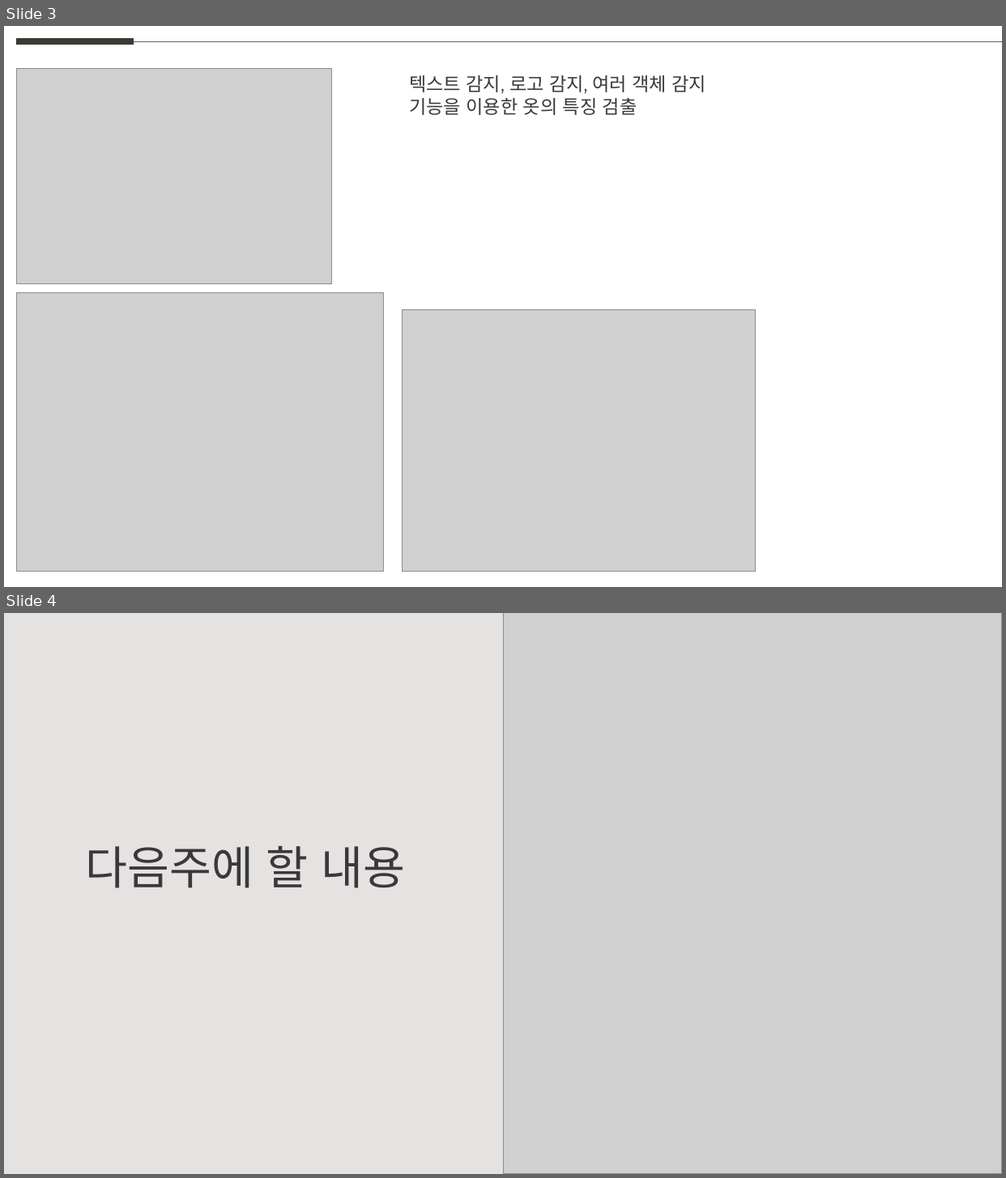
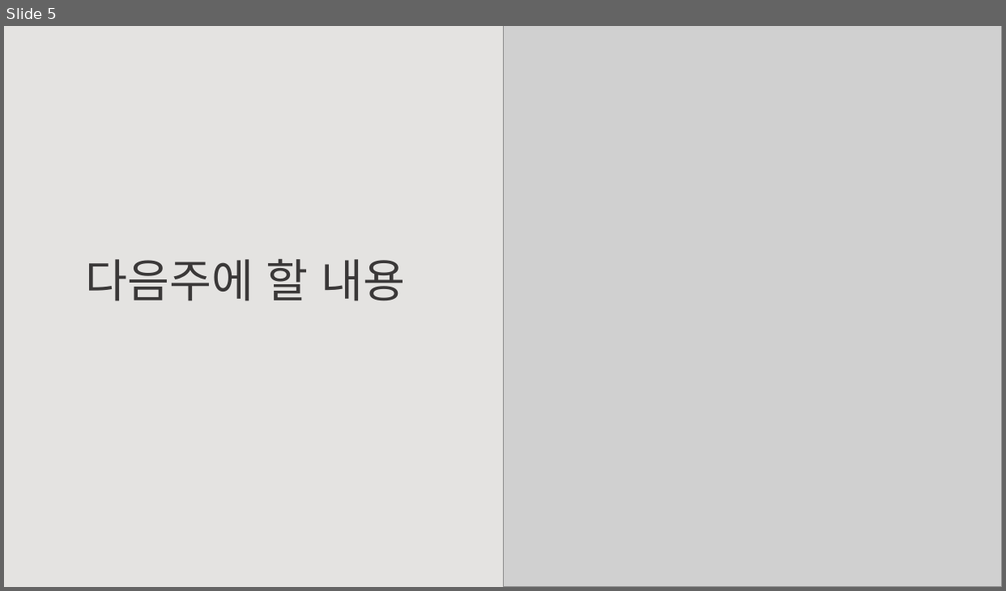
Before and after one commit to weaknessHero/Project_AvatarS, a slide deck: 발표자료/업데이트/LJJppt.pptx. Shown one above the other, each under a label of ours: slides 3 and 4 before the commit, slide 5 after it. The pictures are 1006x1178 and 1006x591 pixels, drawn with LibreOffice and Linux fonts; fonts in the diff are those of the drawing; grey boxes stand for pictures. Boxes give left, top, right and bottom in pixels: in the first picture for what was removed or moved away, otherwise in the second. Text is boxed around its words. In the diff, an @@ line names an element or a change of style, - is before the commit and + after.

```diff
--- a/발표자료/업데이트/LJJppt.pptx
+++ b/발표자료/업데이트/LJJppt.pptx
@@ slide 3 removed at <box>4,26,1002,587</box>, background #FFFFFF @@
@@ line removed from (17, 41) to (134, 41) @@
@@ line removed from (134, 41) to (1002, 41) @@
@@ picture removed at <box>17,69,332,284</box> @@
@@ text removed at <box>409,75,707,115</box> @@
-텍스트 감지, 로고 감지, 여러 객체 감지 기능을 이용한 옷의 특징 검출
@@ picture removed at <box>17,292,384,572</box> @@
@@ picture removed at <box>403,310,756,572</box> @@
@@ what was slide 4 is now slide 5 @@
```
Also in this commit, not shown: 1 slide changed, 2 slides added.
